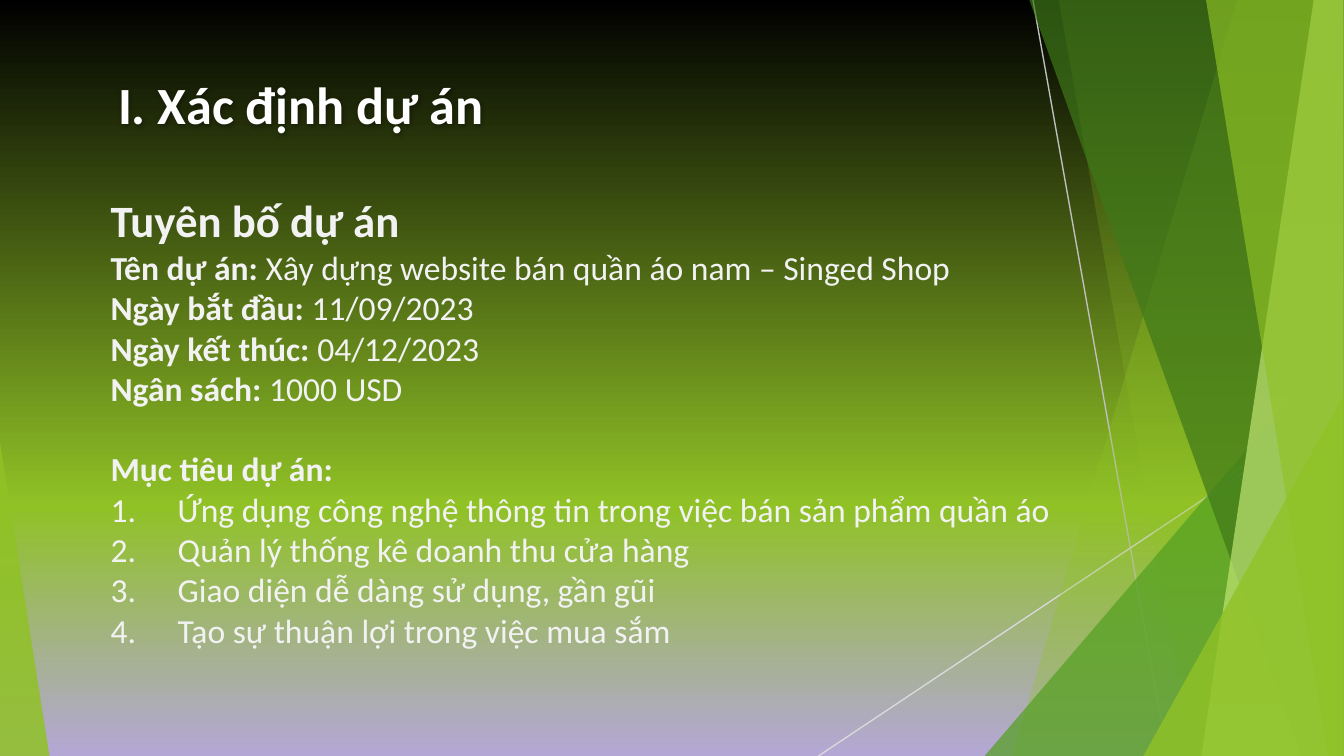
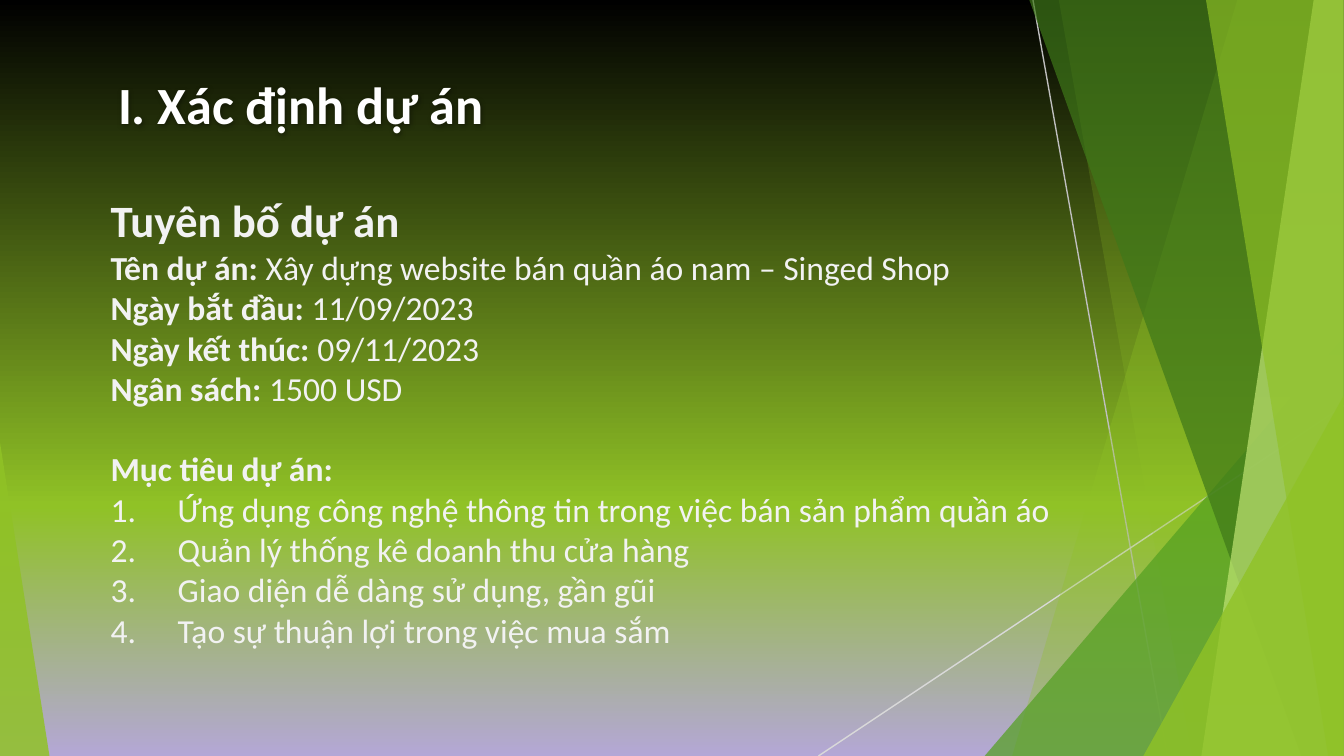
Before and after one commit to EdgarIgnite16/MSP-Project, a slide deck: slide 5 of Report/Nhom9_SingedShop_FinalUltimateVersion.pptx. Drawn at 1344x756 pixels with LibreOffice and Linux fonts; fonts in the diff are those of the drawing. Boxes give left, top, right and bottom in pixels: in the first picture for what was removed or moved away, otherwise in the second. Text is boxed around its words. In the diff, an @@ line names an element or a change of style, - is before the commit and + after.

```diff
--- a/Report/Nhom9_SingedShop_FinalUltimateVersion.pptx
+++ b/Report/Nhom9_SingedShop_FinalUltimateVersion.pptx
@@ text at [111, 335, 479, 407]: text changed @@
-Ngày kết thúc: 04/12/2023
-Ngân sách: 1000 USD
+Ngày kết thúc: 09/11/2023
+Ngân sách: 1500 USD
```
Also in this commit, not shown: 5 other slides changed, 1 other file.
